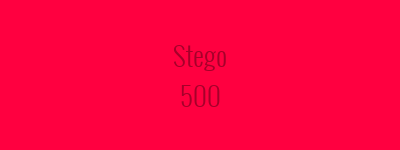
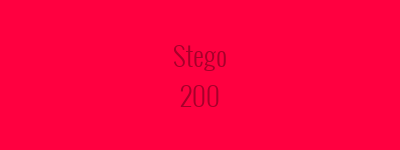
Revision of a layered 400px x 150px image; what changed, layer by layer:
painted on "Stego ..." over [180, 85, 220, 107]
